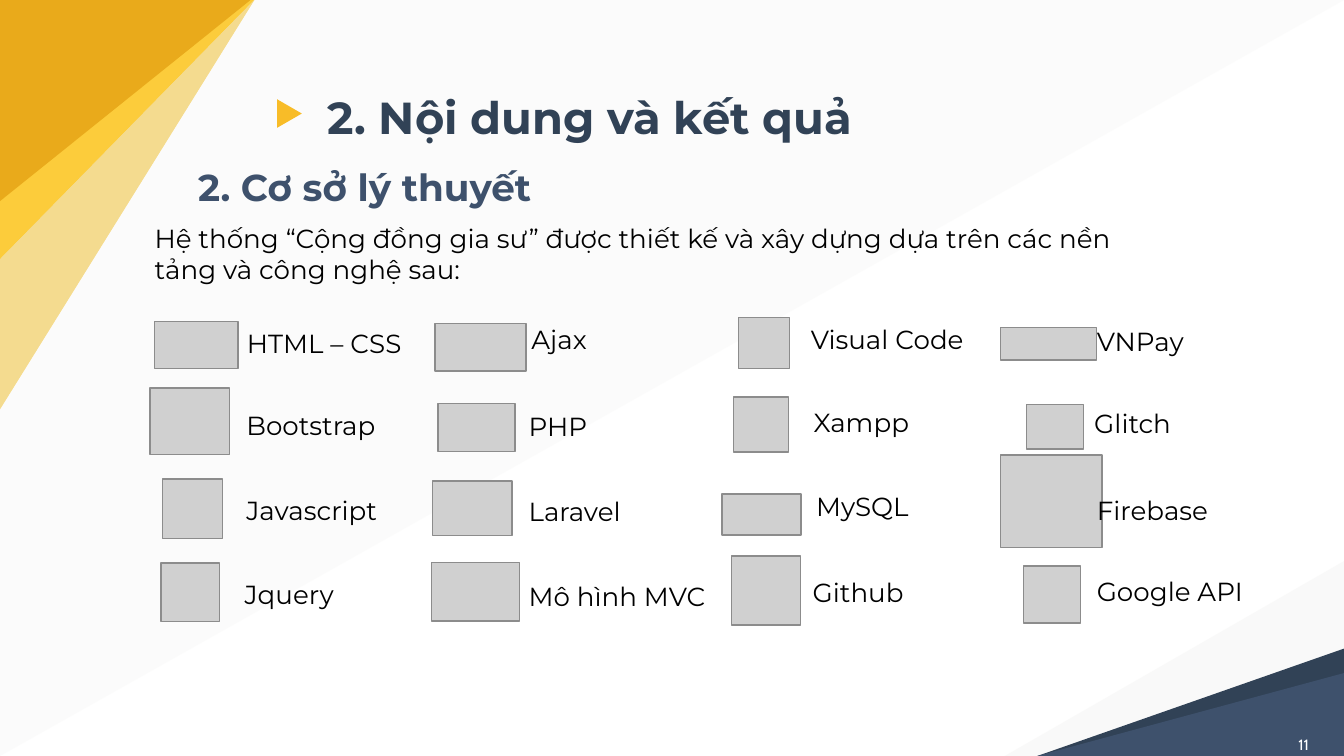
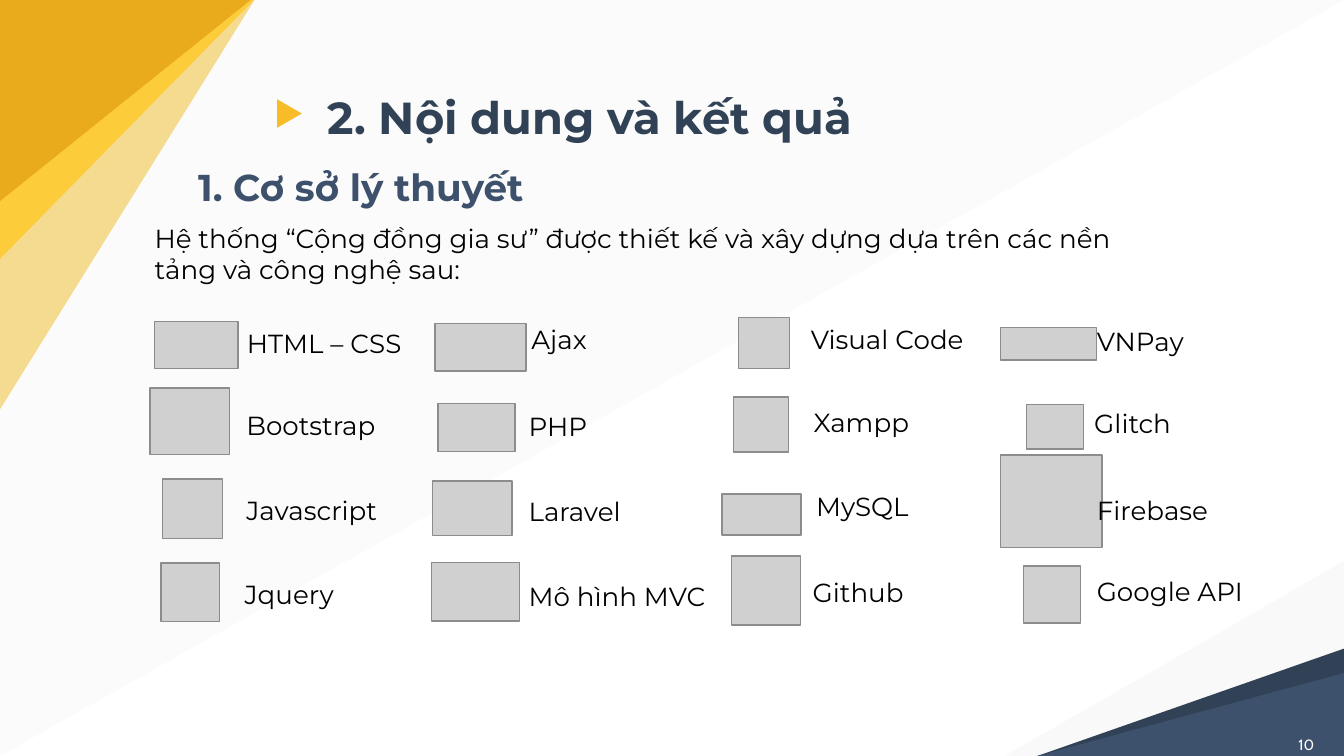
Before and after one commit to nghiale1/CongDongGiaSu, a slide deck: slide 10 of docs/thuyetTrinh_LeMinhNghia_B1605229.pptx (slide 11 before the commit). Drawn at 1344x756 pixels with LibreOffice and Linux fonts; fonts in the diff are those of the drawing; grey boxes stand for pictures. Boxes give left, top, right and bottom in pixels: in the first picture for what was removed or moved away, otherwise in the second. Text is boxed around its words. In the diff, an @@ line names an element or a change of style, - is before the commit and + after.

```diff
--- a/docs/thuyetTrinh_LeMinhNghia_B1605229.pptx
+++ b/docs/thuyetTrinh_LeMinhNghia_B1605229.pptx
@@ text at (198,170,523,209): text changed @@
-2. Cơ sở lý thuyết
+1. Cơ sở lý thuyết
@@ page number at (1298,739,1314,750): text changed @@
-11
+10
```
Also in this commit, not shown: 9 other slides changed, 1 slide removed, 2 other files.
